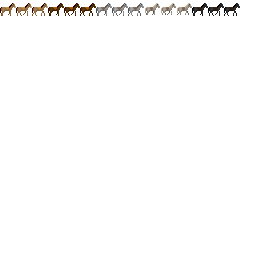
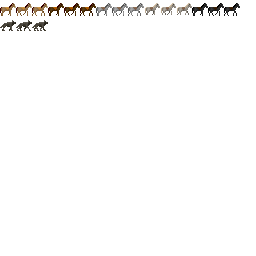
Before/after of a 256×256 layered artwork. What changed in the layer stack:
painted on "Background" over bbox(0, 20, 48, 31)
